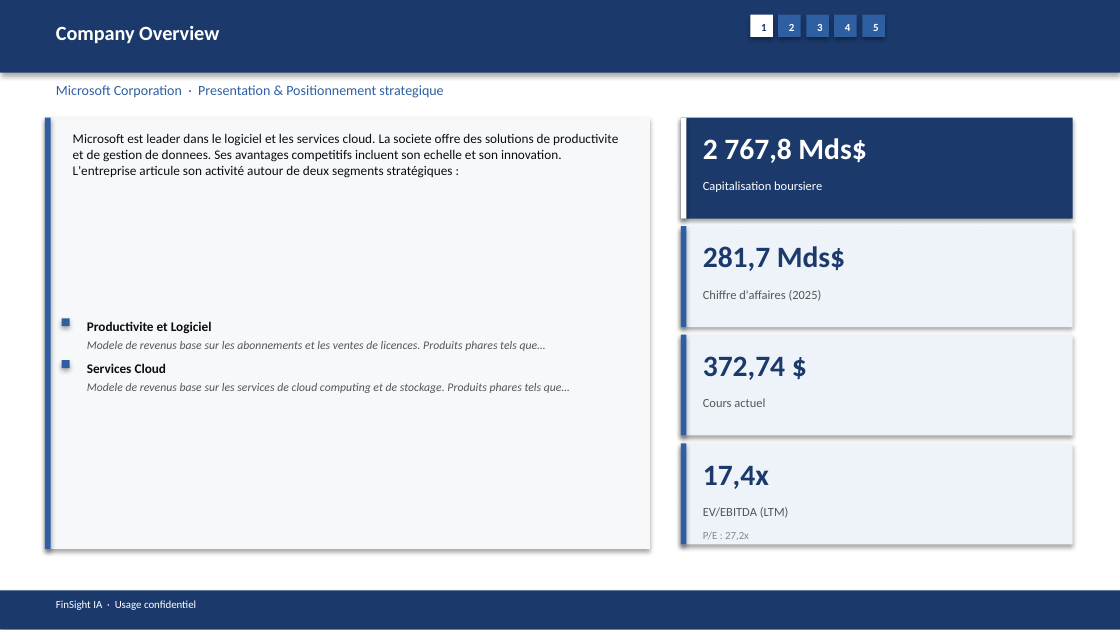
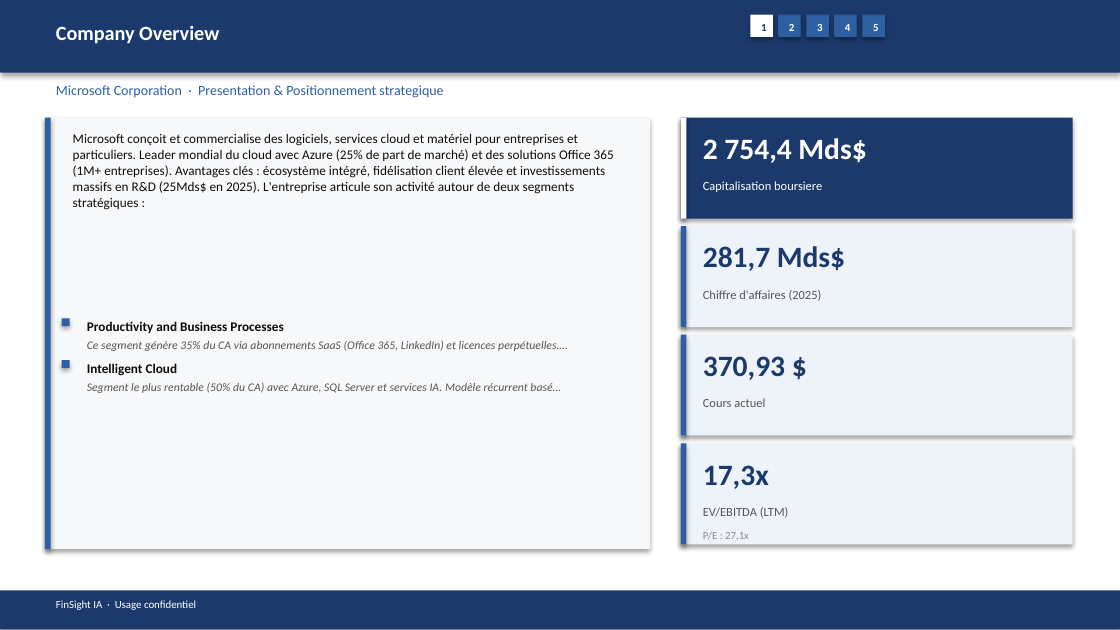
Before and after one commit to baptistejeh07-art/finsight-ia, a slide deck: slide 5 of preview/MSFT/MSFT_pitchbook.pptx. Drawn at 1120x630 pixels with LibreOffice and Linux fonts; fonts in the diff are those of the drawing. Boxes give left, top, right and bottom in pixels: in the first picture for what was removed or moved away, otherwise in the second. Text is boxed around its words. In the diff, an @@ line names an element or a change of style, - is before the commit and + after.

```diff
--- a/preview/MSFT/MSFT_pitchbook.pptx
+++ b/preview/MSFT/MSFT_pitchbook.pptx
@@ text at [73,133,614,210]: text changed @@
-Microsoft est leader dans le logiciel et les services cloud. La societe offre des solutions de productivite et de gestion de donnees. Ses avantages competitifs incluent son echelle et son innovation. L'entreprise articule son activité autour de deux segments stratégiques :
+Microsoft conçoit et commercialise des logiciels, services cloud et matériel pour entreprises et particuliers. Leader mondial du cloud avec Azure (25% de part de marché) et des solutions Office 365 (1M+ entreprises). Avantages clés : écosystème intégré, fidélisation client élevée et investissements massifs en R&D (25Mds$ en 2025). L'entreprise articule son activité autour de deux segments stratégiques :
@@ text at [703,138,866,163]: text changed @@
-2 767,8 Mds$
+2 754,4 Mds$
@@ text at [87,321,283,333]: text changed @@
-Productivite et Logiciel
+Productivity and Business Processes
@@ text at [87,340,567,351]: text changed @@
-Modele de revenus base sur les abonnements et les ventes de licences. Produits phares tels que…
+Ce segment génère 35% du CA via abonnements SaaS (Office 365, LinkedIn) et licences perpétuelles.…
@@ text at [703,356,785,380]: text changed @@
-372,74 $
+370,93 $
@@ text at [87,363,178,376]: text changed @@
-Services Cloud
+Intelligent Cloud
@@ text at [87,382,560,393]: text changed @@
-Modele de revenus base sur les services de cloud computing et de stockage. Produits phares tels que…
+Segment le plus rentable (50% du CA) avec Azure, SQL Server et services IA. Modèle récurrent basé…
@@ text at [703,465,769,489]: text changed @@
-17,4x
+17,3x
```
Also in this commit, not shown: 14 other slides changed, 9 other files.
